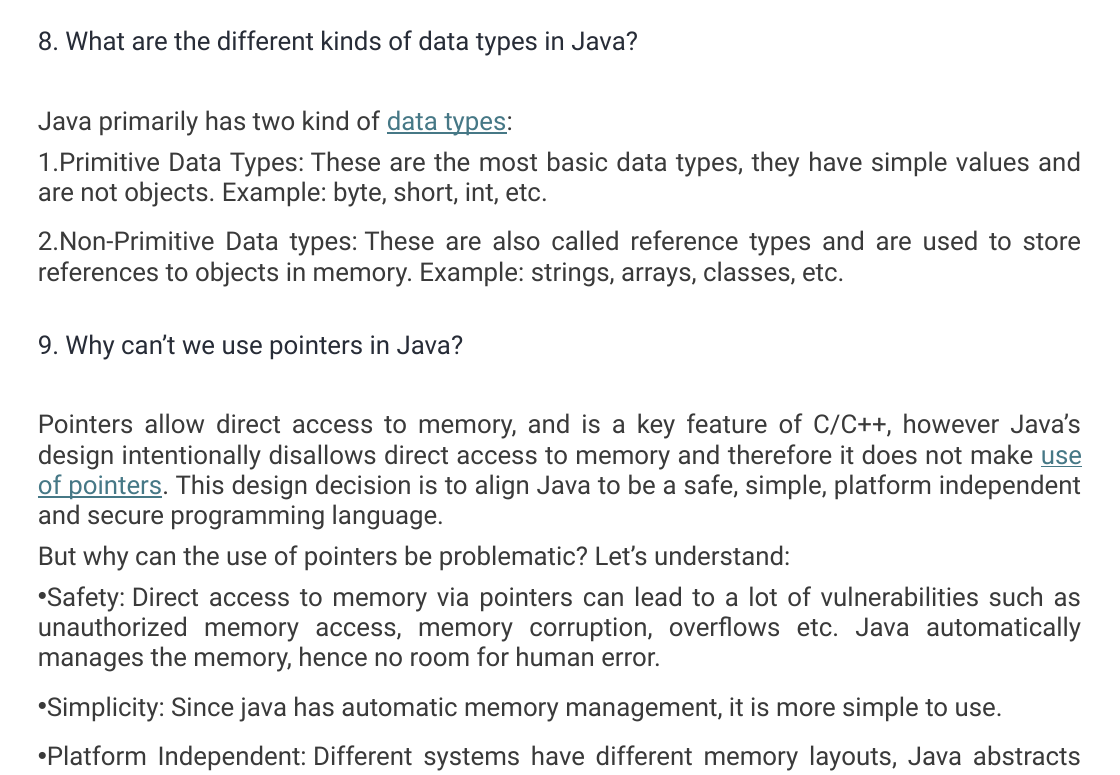
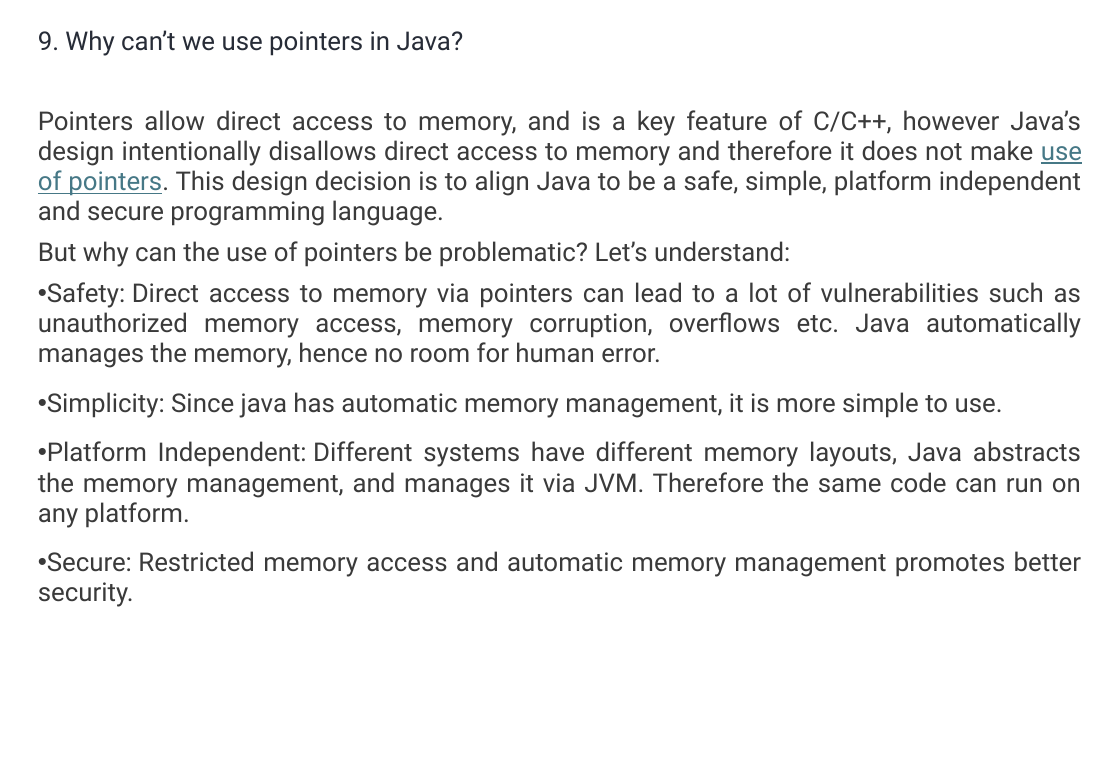
Before and after one commit to umalavanya/FullStackDevelopement_JavaSpring_SQL_ReactProjects, a slide deck: slide 7 of UmaTeachingMaterial/Java/Java-Interview-QA-Intellipaat.pptx. Drawn at 1120x775 pixels with LibreOffice and Linux fonts; fonts in the diff are those of the drawing. Boxes give left, top, right and bottom in pixels: in the first picture for what was removed or moved away, otherwise in the second. Text is boxed around its words. In the diff, an @@ line names an element or a change of style, - is before the commit and + after.

Commit message:
practicing java

```diff
--- a/UmaTeachingMaterial/Java/Java-Interview-QA-Intellipaat.pptx
+++ b/UmaTeachingMaterial/Java/Java-Interview-QA-Intellipaat.pptx
@@ text at [38, 30, 1082, 287]: paragraphs removed @@
-8. What are the different kinds of data types in Java?
-Java primarily has two kind of data types:
-1. Primitive Data Types: These are the most basic data types, they have simple values and are not objects. Example: byte, short, int, etc.
-2. Non-Primitive Data types: These are also called reference types and are used to store references to objects in memory. Example: strings, arrays, classes, etc.
```
Also in this commit, not shown: 20 other slides changed, 3 other files.
